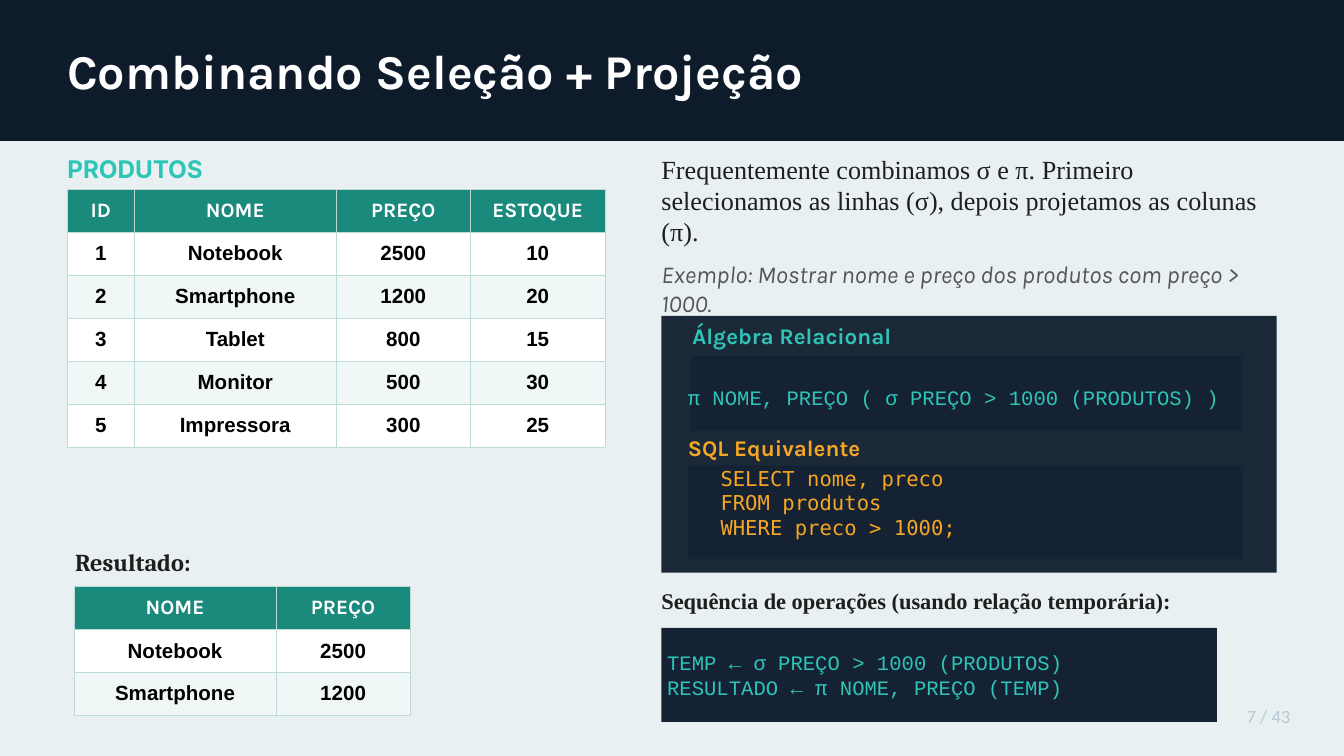
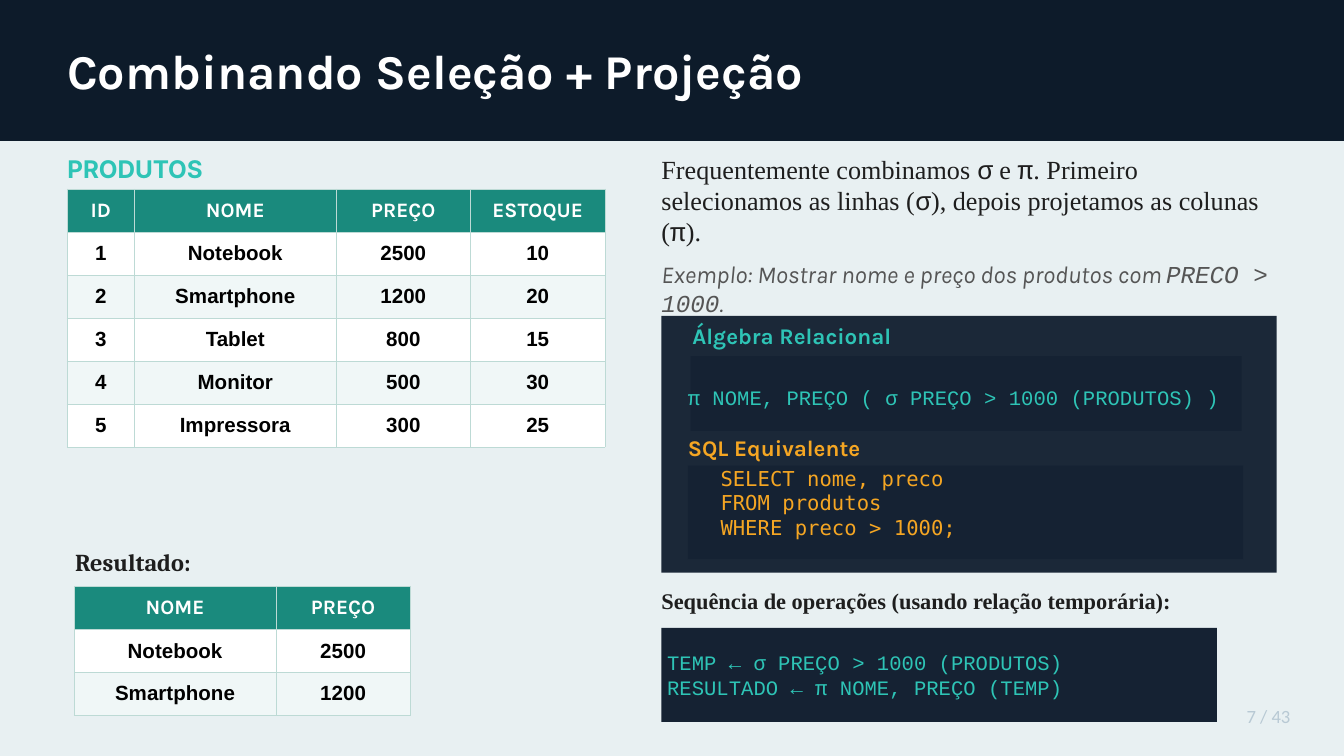
Before and after one commit to patrickaraujo/disc_BD, a slide deck: slide 6 of ARQ09/Bloco1/Algebra_Relacional_Teoria_e_Exercicios_v2.odp. Drawn at 1344x756 pixels with LibreOffice and Linux fonts; fonts in the diff are those of the drawing. Boxes give left, top, right and bottom in pixels: in the first picture for what was removed or moved away, otherwise in the second. Text is boxed around its words. In the diff, an @@ line names an element or a change of style, - is before the commit and + after.

```diff
--- a/ARQ09/Bloco1/Algebra_Relacional_Teoria_e_Exercicios_v2.odp
+++ b/ARQ09/Bloco1/Algebra_Relacional_Teoria_e_Exercicios_v2.odp
@@ text "Frequentemente combinamos σ e π. ..." at bbox=[661, 161, 1259, 247]: font Times New Roman to Courier New in "σ π. (σ), (π)." @@
@@ text at bbox=[661, 266, 1239, 319]: text changed @@
-Exemplo: Mostrar nome e preço dos produtos com preço > 1000.
+Exemplo: Mostrar nome e preço dos produtos com PRECO > 1000.
```
Also in this commit, not shown: 11 other slides changed, 1 other file.
